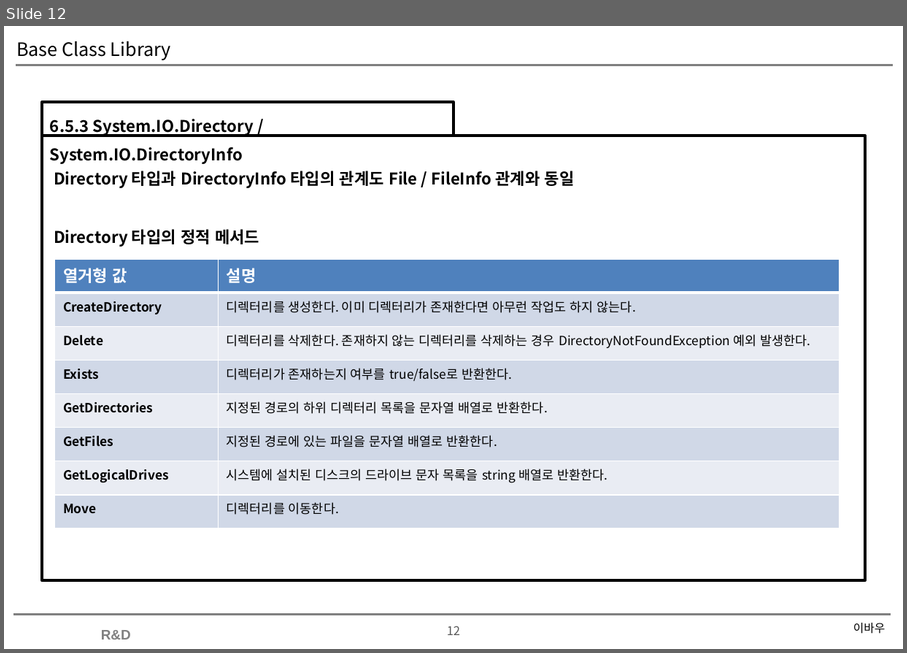
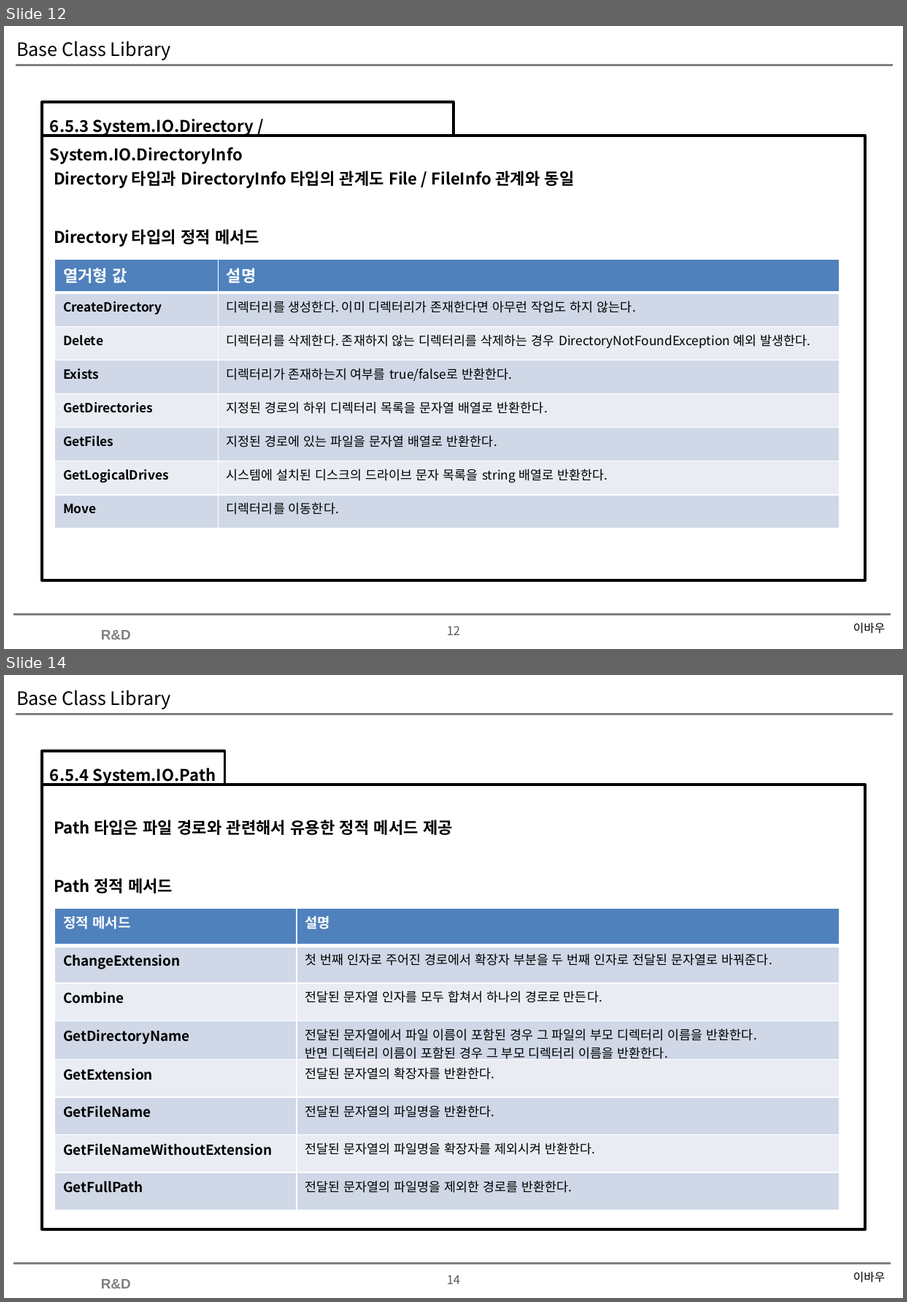
Before and after one commit to soultomind/CSharpStudy, a slide deck: CSharpStudy.Day20200704/Base Class Library.pptx. Shown one above the other, each under a label of ours: slide 12 before the commit, slides 12 and 14 after it; the slides between them are not shown. The pictures are 907x653 and 907x1302 pixels, drawn with LibreOffice and Linux fonts; fonts in the diff are those of the drawing; background and template pictures are left out. Boxes give left, top, right and bottom in pixels: in the first picture for what was removed or moved away, otherwise in the second. Text is boxed around its words. In the diff, an @@ line names an element or a change of style, - is before the commit and + after.

```diff
--- a/CSharpStudy.Day20200704/Base Class Library.pptx
+++ b/CSharpStudy.Day20200704/Base Class Library.pptx
@@ slide 14 added at [4, 675, 903, 1298], background #FFFFFF; not listed: 4 template elements that a slide beside it also shows @@
@@ title added at [16, 690, 171, 709], 16 pt, text #000000 @@
+Base Class Library
@@ rectangle added at [42, 752, 225, 785], outline #000000 2.25 pt, 14 pt, text #000000, bold @@
+6.5.4 System.IO.Path
@@ rectangle added at [42, 785, 866, 1230], outline #000000 2.25 pt, 14 pt, text #000000, bold @@
+Path 타입은 파일 경로와 관련해서 유용한 정적 메서드 제공
+Path 정적 메서드
@@ table added at [54, 909, 839, 1211], 8 rows, 2 columns @@
+정적 메서드 | 설명
+ChangeExtension | 첫 번째 인자로 주어진 경로에서 확장자 부분을 두 번째 인자로 전달된 문자열로 바꿔준다.
+Combine | 전달된 문자열 인자를 모두 합쳐서 하나의 경로로 만든다.
+GetDirectoryName | 전달된 문자열에서 파일 이름이 포함된 경우 그 파일의 부모 디렉터리 이름을 반환한다. / 반면 디렉터리 이름이 포함된 경우 그 부모 디렉터리 이름을 반환한다.
+GetExtension | 전달된 문자열의 확장자를 반환한다.
+GetFileName | 전달된 문자열의 파일명을 반환한다.
+GetFileNameWithoutExtension | 전달된 문자열의 파일명을 확장자를 제외시켜 반환한다.
+GetFullPath | 전달된 문자열의 파일명을 제외한 경로를 반환한다.
@@ text added at [854, 1271, 885, 1282], 10 pt, text #000000 @@
+이바우
```
Also in this commit, not shown: 1 slide changed, 1 other slide added, 2 other files.
